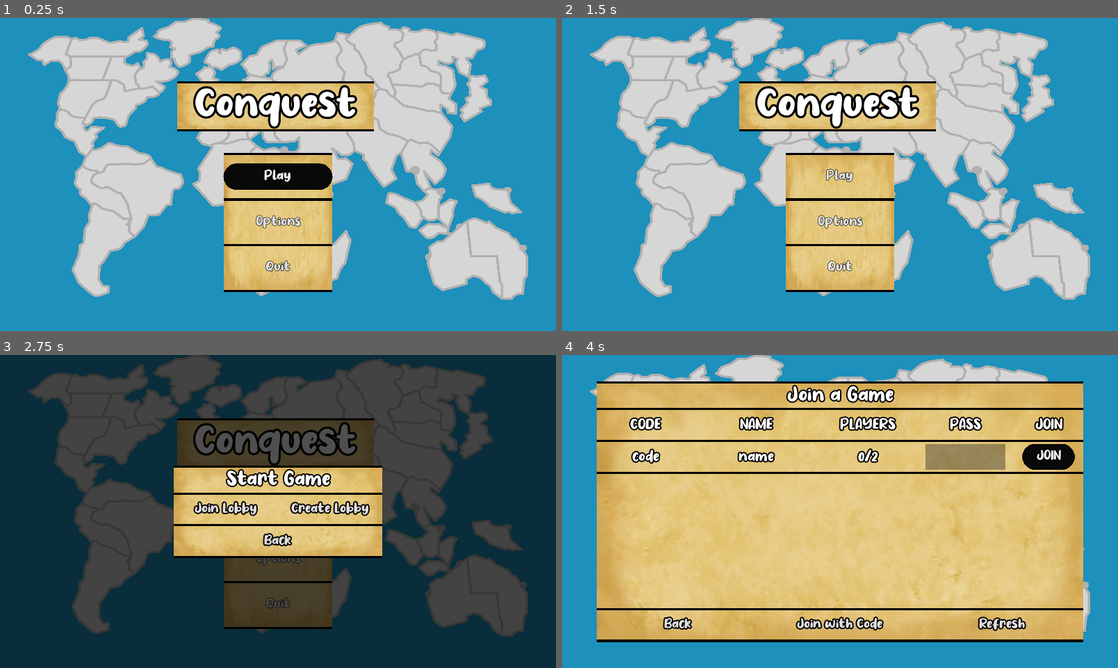
Above: before the commit, frames 1-4 (two rows, left to right).
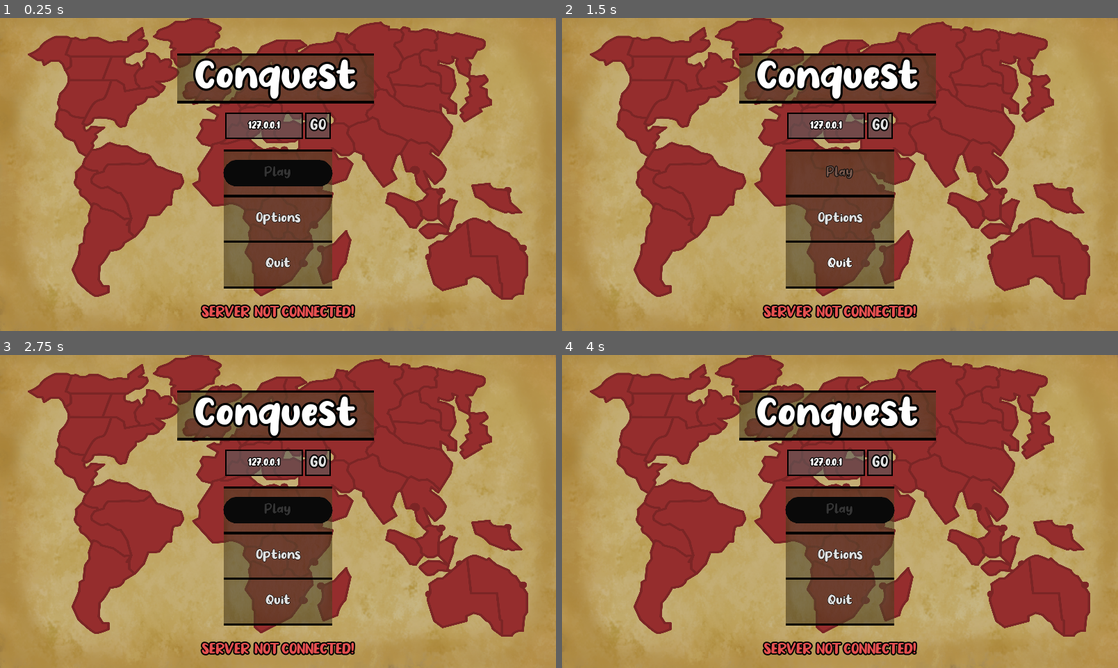
Above: after the commit, the same moments.

Repository: argosopentech/Conquest
Game: Godot game, scene res://Source/Main/Main.tscn
The game is run twice, just before and just after one commit, with the same random seed, the same clock (stepped at 60 frames per second) and the same inputs.
Inputs (mouse positions are in pixels of both pictures, inside the frame that each line leads up to):
- Up to frame 1 (0.25 s): no input
- Up to frame 2 (1.5 s): click "Options" at 0.5 s; click "Cancel" at 1.25 s
- Up to frame 3 (2.75 s): click (278, 514) at 2 s, where only the run before the commit has a clickable "Play"
- Up to frame 4 (4 s): click (789, 508) at 2.75 s, where only the run before the commit has a clickable "Join Lobby"; click (1051, 455) at 3.5 s, where only the run before the commit has a clickable "JOIN"

The runs differ from the first frame. In frame 1, 98% of the frame differs, in the area x 0-100%, y 0-100%; in frame 2, 100%; in frame 3, 99%; in frame 4, 95%.

Commit message:
Ui updates

Diff:
--- a/Source/Background/Background.tscn
+++ b/Source/Background/Background.tscn
@@ -1,4 +1,6 @@
-[gd_scene format=2]
+[gd_scene load_steps=2 format=2]
+
+[ext_resource path="res://Assets/Graphics/Textures/old_paper.png" type="Texture" id=1]
 
 [node name="Background" type="CanvasLayer"]
 layer = -10
@@ -10,3 +12,12 @@
 __meta__ = {
 "_edit_use_anchors_": false
 }
+
+[node name="TextureRect" type="TextureRect" parent="."]
+anchor_right = 1.0
+anchor_bottom = 1.0
+texture = ExtResource( 1 )
+expand = true
+__meta__ = {
+"_edit_use_anchors_": false
+}
--- a/Source/Gameplay/HUD/HostGameMenu.tscn
+++ b/Source/Gameplay/HUD/HostGameMenu.tscn
@@ -276,4 +276,5 @@
 [connection signal="pressed" from="Host/Info/HMenu/Host" to="." method="_on_Host_pressed"]
 
 [editable path="Background"]
+[editable path="Map"]
 [editable path="Host/Info/HMenu/Cancel"]
--- a/Source/Gameplay/HUD/OptionsMenu.gd
+++ b/Source/Gameplay/HUD/OptionsMenu.gd
@@ -27,6 +27,11 @@
 	set_name_edit()
 
 func set_name_edit():
+	if Server.connected:
+		name_edit.editable = true
+	else:
+		name_edit.editable = false
+
 	if get_owner().name == "Game":
 		name_edit.editable = false
 
@@ -60,7 +65,7 @@
 	GamePlay.in_game_volume = in_game_volume - 50
 	GamePlay.interface_sound = interface_sound_on
 	GamePlay.country_sound = country_sound_on
-	if Server.player_name != name_edit.text:
+	if Server.connected and Server.player_name != name_edit.text:
 		Server.player_name = name_edit.text
 		Server.send_saved_player_name()
 	emit_signal("options_saved")
--- a/Source/Gameplay/Map/Map.tscn
+++ b/Source/Gameplay/Map/Map.tscn
@@ -11,6 +11,7 @@
 }
 
 [node name="Image" type="TextureRect" parent="."]
+modulate = Color( 0.694118, 0.211765, 0.211765, 1 )
 anchor_left = 0.5
 anchor_right = 0.5
 margin_left = -576.0
--- a/Source/Main/Main.gd
+++ b/Source/Main/Main.gd
@@ -2,14 +2,49 @@
 
 class_name Main
 
+onready var ip_edit = $Server/IP
+onready var error_label = $Error
+onready var success_label = $Success
+
 func _ready():
+	connect_signals()
 	setup()
+
+func connect_signals():
+	get_tree().connect("connected_to_server", self, "server_connected")
+	get_tree().connect("connection_failed", self, "server_not_connected")
 
 func setup():
 	setup_music()
+	setup_server()
 
 func setup_music():
 	GamePlay.set_music_volume(GamePlay.main_menu_volume)
 
+func setup_server():
+	ip_edit.text = str(Server.SERVER_IP)
+	if Server.connected:
+		server_connected()
+	else:
+		server_not_connected()
+
 func options_saved():
 	setup_music()
+
+func _on_Connect_pressed():
+	if not ip_edit.text.is_valid_ip_address():
+		return
+	Server.disconnect_server()
+	server_not_connected()
+	Server.SERVER_IP = ip_edit.text
+	Server.connect_to_server()
+
+func server_connected():
+	success_label.show()
+	error_label.hide()
+	get_node("MenuBorder/Menu/Play").disabled = false
+
+func server_not_connected():
+	success_label.hide()
+	error_label.show()
+	get_node("MenuBorder/Menu/Play").disabled = true
--- a/Source/Main/Main.tscn
+++ b/Source/Main/Main.tscn
@@ -14,6 +14,75 @@
 use_filter = true
 font_data = ExtResource( 3 )
 
+[sub_resource type="StyleBoxFlat" id=3]
+bg_color = Color( 0.360784, 0.360784, 0.360784, 0.607843 )
+border_width_left = 3
+border_width_top = 3
+border_width_right = 3
+border_width_bottom = 3
+border_color = Color( 0, 0, 0, 1 )
+
+[sub_resource type="DynamicFont" id=10]
+size = 28
+outline_size = 2
+outline_color = Color( 0, 0, 0, 1 )
+use_filter = true
+font_data = ExtResource( 3 )
+
+[sub_resource type="StyleBoxFlat" id=5]
+bg_color = Color( 0.360784, 0.360784, 0.360784, 0.607843 )
+border_width_left = 3
+border_width_top = 3
+border_width_right = 3
+border_width_bottom = 3
+border_color = Color( 0, 0, 0, 1 )
+
+[sub_resource type="StyleBoxFlat" id=6]
+bg_color = Color( 0.360784, 0.360784, 0.360784, 0.607843 )
+border_width_left = 3
+border_width_top = 3
+border_width_right = 3
+border_width_bottom = 3
+border_color = Color( 0, 0, 0, 1 )
+
+[sub_resource type="StyleBoxFlat" id=7]
+bg_color = Color( 0.360784, 0.360784, 0.360784, 0.607843 )
+border_width_left = 3
+border_width_top = 3
+border_width_right = 3
+border_width_bottom = 3
+border_color = Color( 0, 0, 0, 1 )
+
+[sub_resource type="StyleBoxFlat" id=8]
+bg_color = Color( 0.360784, 0.360784, 0.360784, 0.607843 )
+border_width_left = 3
+border_width_top = 3
+border_width_right = 3
+border_width_bottom = 3
+border_color = Color( 0, 0, 0, 1 )
+
+[sub_resource type="StyleBoxFlat" id=9]
+bg_color = Color( 0.360784, 0.360784, 0.360784, 0.607843 )
+border_width_left = 3
+border_width_top = 3
+border_width_right = 3
+border_width_bottom = 3
+border_color = Color( 0, 0, 0, 1 )
+
+[sub_resource type="DynamicFont" id=4]
+size = 36
+outline_size = 3
+outline_color = Color( 0, 0, 0, 1 )
+use_filter = true
+font_data = ExtResource( 3 )
+
+[sub_resource type="DynamicFont" id=2]
+size = 36
+outline_size = 3
+outline_color = Color( 0, 0, 0, 1 )
+use_filter = true
+font_data = ExtResource( 3 )
+
 [node name="Main" type="Control"]
 anchor_right = 1.0
 anchor_bottom = 1.0
@@ -29,15 +98,19 @@
 
 [node name="Map" parent="." instance=ExtResource( 5 )]
 
+[node name="Overlay" parent="Map" index="1"]
+color = Color( 0, 0, 0, 0.156863 )
+
 [node name="MenuBorder" type="TextureRect" parent="."]
+self_modulate = Color( 0.360784, 0.360784, 0.360784, 0.607843 )
 anchor_left = 0.5
 anchor_top = 0.5
 anchor_right = 0.5
 anchor_bottom = 0.5
 margin_left = -125.0
-margin_top = -50.0
+margin_top = -58.0
 margin_right = 125.0
-margin_bottom = 270.0
+margin_bottom = 262.0
 texture = ExtResource( 6 )
 expand = true
 __meta__ = {
@@ -55,10 +128,11 @@
 margin_bottom = 0.0
 
 [node name="HeadingBorder" type="TextureRect" parent="."]
+self_modulate = Color( 0.360784, 0.360784, 0.360784, 0.607843 )
 margin_left = 407.753
-margin_top = 145.357
+margin_top = 81.357
 margin_right = 859.753
-margin_bottom = 261.357
+margin_bottom = 197.357
 texture = ExtResource( 6 )
 expand = true
 __meta__ = {
@@ -78,7 +152,7 @@
 [node name="Heading" type="Label" parent="HeadingBorder/VBoxContainer"]
 margin_top = 9.0
 margin_right = 452.0
-margin_bottom = 107.0
+margin_bottom = 106.0
 size_flags_vertical = 3
 custom_fonts/font = SubResource( 1 )
 text = "Conquest"
@@ -89,12 +163,98 @@
 }
 
 [node name="MarginMid2" type="ColorRect" parent="HeadingBorder/VBoxContainer"]
-margin_top = 111.0
+margin_top = 110.0
 margin_right = 452.0
-margin_bottom = 116.0
+margin_bottom = 115.0
 rect_min_size = Vector2( 0, 5 )
 color = Color( 0, 0, 0, 1 )
 
+[node name="Server" type="HBoxContainer" parent="."]
+anchor_left = 0.5
+anchor_top = 0.5
+anchor_right = 0.5
+anchor_bottom = 0.5
+margin_left = -122.0
+margin_top = -142.0
+margin_right = 122.0
+margin_bottom = -82.0
+__meta__ = {
+"_edit_use_anchors_": false
+}
+
+[node name="IP" type="LineEdit" parent="Server"]
+margin_right = 180.0
+margin_bottom = 60.0
+rect_min_size = Vector2( 180, 60 )
+custom_styles/read_only = SubResource( 3 )
+custom_styles/focus = SubResource( 3 )
+custom_styles/normal = SubResource( 3 )
+custom_fonts/font = SubResource( 10 )
+custom_colors/font_color = Color( 1, 1, 1, 1 )
+text = "127.0.0.1"
+align = 1
+__meta__ = {
+"_edit_use_anchors_": false
+}
+
+[node name="Connect" type="Button" parent="Server"]
+margin_left = 184.0
+margin_right = 244.0
+margin_bottom = 60.0
+rect_min_size = Vector2( 60, 60 )
+custom_styles/hover = SubResource( 5 )
+custom_styles/pressed = SubResource( 6 )
+custom_styles/focus = SubResource( 7 )
+custom_styles/disabled = SubResource( 8 )
+custom_styles/normal = SubResource( 9 )
+custom_fonts/font = SubResource( 4 )
+text = "GO"
+__meta__ = {
+"_edit_use_anchors_": false
+}
+
+[node name="Error" type="Label" parent="."]
+visible = false
+anchor_left = 0.5
+anchor_top = 1.0
+anchor_right = 0.5
+anchor_bottom = 1.0
+margin_left = -179.5
+margin_top = -61.0
+margin_right = 179.5
+margin_bottom = -24.0
+grow_horizontal = 2
+custom_fonts/font = SubResource( 2 )
+custom_colors/font_color = Color( 0.905882, 0.317647, 0.317647, 1 )
+text = "SERVER NOT CONNECTED!"
+align = 1
+valign = 1
+__meta__ = {
+"_edit_use_anchors_": false
+}
+
+[node name="Success" type="Label" parent="."]
+visible = false
+anchor_left = 0.5
+anchor_top = 1.0
+anchor_right = 0.5
+anchor_bottom = 1.0
+margin_left = -179.5
+margin_top = -61.0
+margin_right = 179.5
+margin_bottom = -24.0
+grow_horizontal = 2
+custom_fonts/font = SubResource( 2 )
+custom_colors/font_color = Color( 0.321569, 0.929412, 0.215686, 1 )
+text = "SERVER CONNECTED!"
+align = 1
+valign = 1
+__meta__ = {
+"_edit_use_anchors_": false
+}
+
 [connection signal="options_saved" from="MenuBorder/Menu" to="." method="options_saved"]
+[connection signal="pressed" from="Server/Connect" to="." method="_on_Connect_pressed"]
 
 [editable path="Background"]
+[editable path="Map"]
--- a/Source/Main/Menu.gd
+++ b/Source/Main/Menu.gd
@@ -19,6 +19,8 @@
 		quit()
 
 func play():
+	if not Server.connected:
+		return
 	start_game_overlay.show()
 
 func options():
--- a/Source/Main/Menu.tscn
+++ b/Source/Main/Menu.tscn
@@ -26,9 +26,9 @@
 anchor_right = 0.5
 anchor_bottom = 0.5
 margin_left = -90.0
-margin_top = -160.0
+margin_top = -145.0
 margin_right = 90.0
-margin_bottom = 160.0
+margin_bottom = 145.0
 script = ExtResource( 3 )
 
 [node name="MarginMid1" type="ColorRect" parent="." index="0"]
@@ -39,40 +39,43 @@
 
 [node name="Play" parent="." index="1" instance=ExtResource( 2 )]
 margin_top = 25.0
-margin_bottom = 85.0
+margin_bottom = 75.0
+rect_min_size = Vector2( 180, 50 )
 text = "Play"
 flat = true
 
 [node name="MarginMid2" type="ColorRect" parent="." index="2"]
-margin_top = 105.0
+margin_top = 95.0
 margin_right = 180.0
-margin_bottom = 110.0
+margin_bottom = 100.0
 rect_min_size = Vector2( 0, 5 )
 color = Color( 0, 0, 0, 1 )
 
 [node name="Options" parent="." index="3" instance=ExtResource( 2 )]
-margin_top = 130.0
-margin_bottom = 190.0
+margin_top = 120.0
+margin_bottom = 170.0
+rect_min_size = Vector2( 180, 50 )
 text = "Options"
 flat = true
 
 [node name="MarginMid3" type="ColorRect" parent="." index="4"]
-margin_top = 210.0
+margin_top = 190.0
 margin_right = 180.0
-margin_bottom = 215.0
+margin_bottom = 195.0
 rect_min_size = Vector2( 0, 5 )
 color = Color( 0, 0, 0, 1 )
 
 [node name="Quit" parent="." index="5" instance=ExtResource( 2 )]
-margin_top = 235.0
-margin_bottom = 295.0
+margin_top = 215.0
+margin_bottom = 265.0
+rect_min_size = Vector2( 180, 50 )
 text = "Quit"
 flat = true
 
 [node name="MarginMid4" type="ColorRect" parent="." index="6"]
-margin_top = 315.0
+margin_top = 285.0
 margin_right = 180.0
-margin_bottom = 320.0
+margin_bottom = 290.0
 rect_min_size = Vector2( 0, 5 )
 color = Color( 0, 0, 0, 1 )
 
--- a/Source/Server/Server.gd
+++ b/Source/Server/Server.gd
@@ -1,7 +1,7 @@
 extends Node
 
-const SERVER_IP = "45.79.222.199"
 const SERVER_PORT = 1909
+var SERVER_IP = "127.0.0.1"
 var player_name = "player"
 var my_lobby = {}
 var active_lobbies = {}
@@ -21,6 +21,8 @@
 signal got_message(message, sender)
 signal game_started_signal()
 
+var connected = false
+
 func _ready():
 	connect_signals()
 	connect_to_server()
@@ -30,16 +32,25 @@
 	get_tree().connect("connection_failed", self, "_connection_failed")
 	get_tree().connect("server_disconnected", self, "_server_disconnected")
 
+func disconnect_server():
+	if get_tree().network_peer:
+		get_tree().network_peer.close_connection()
+		get_tree().network_peer = null
+		connected = false
+
 func _connected_to_server():
 	print("Connected to the server.")
 	player_id = get_tree().get_network_unique_id()
+	connected = true
 
 func _connection_failed():
 	print("Failed to connect to the server.")
+	connected = false
 
 func _server_disconnected():
 	print("Server disconnected.")
 	player_id = null
+	connected = false
 
 func connect_to_server():
 	var peer = NetworkedMultiplayerENet.new()
Not shown: 3 places in Source/Gameplay/HUD/OptionsMenu.tscn that only renumber resources
Not shown: 1 places in Source/Main/Main.tscn that only renumber resources
